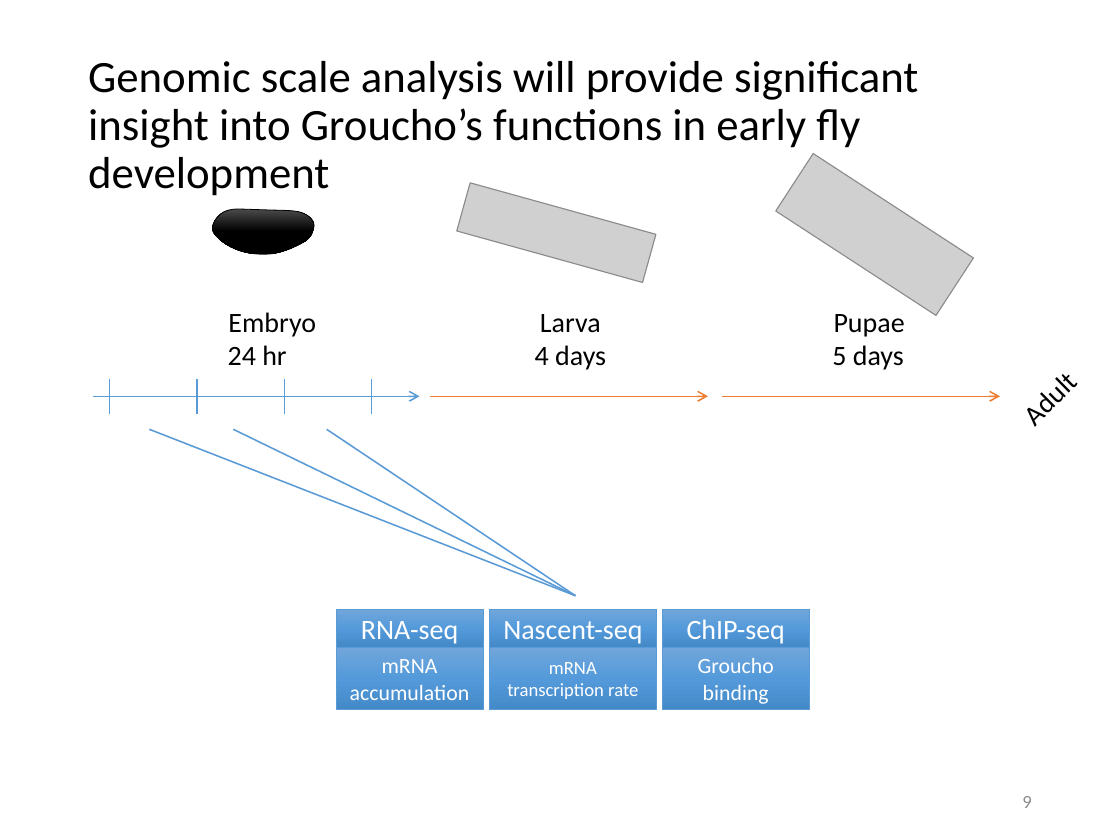
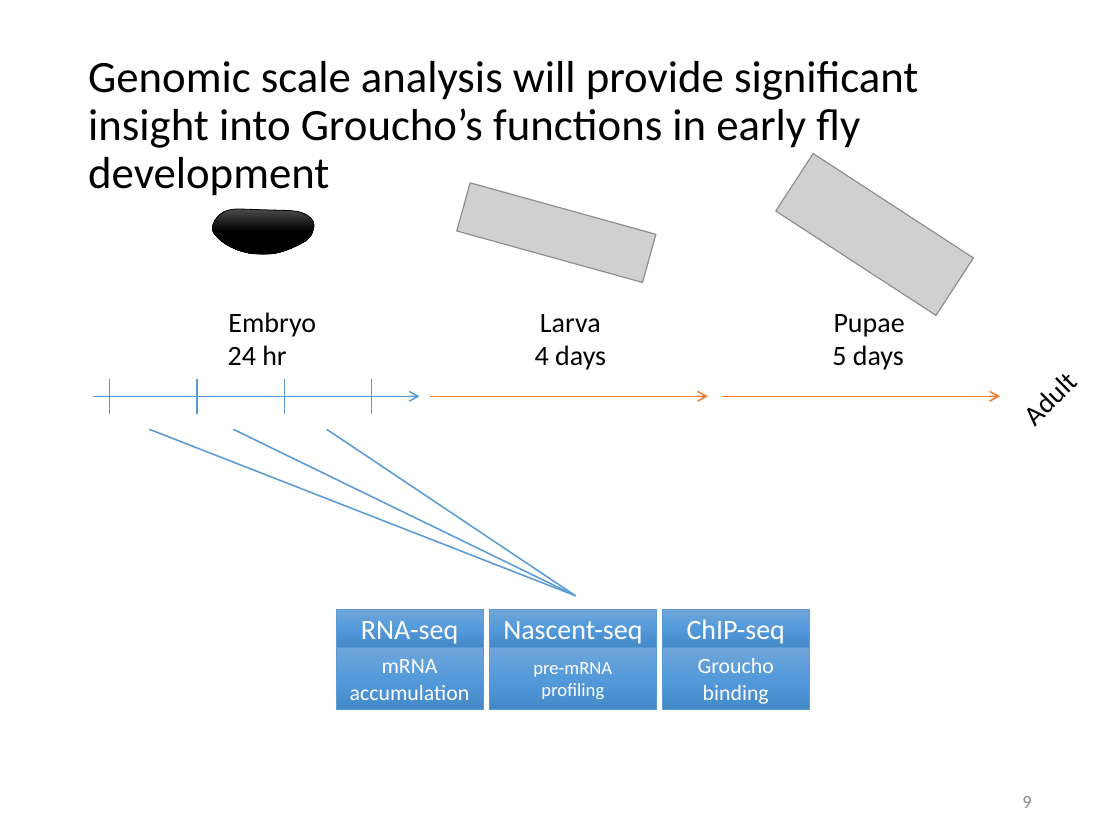
Before and after one commit to mdchambers/dissertation, a slide deck: slide 9 of presentations/defense.pptx. Drawn at 1120x840 pixels with LibreOffice and Linux fonts; fonts in the diff are those of the drawing; grey boxes stand for pictures. Boxes give left, top, right and bottom in pixels: in the first picture for what was removed or moved away, otherwise in the second. Text is boxed around its words. In the diff, an @@ line names an element or a change of style, - is before the commit and + after.

```diff
--- a/presentations/defense.pptx
+++ b/presentations/defense.pptx
@@ text in rectangle at (x1=533, y1=662, x2=612, y2=699): text changed @@
-mRNA transcription rate
+pre-mRNA profiling
```
Also in this commit, not shown: 2 other slides changed, 12 slides added, 1 slide removed, 7 other files.
